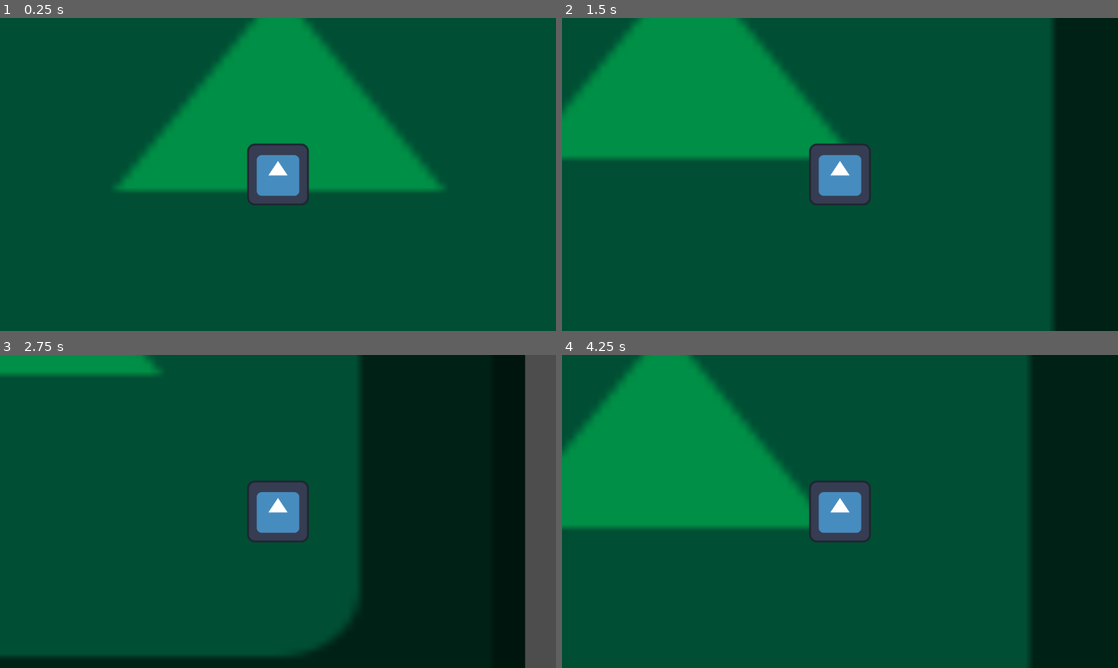
Above: before the commit, frames 1-4 (two rows, left to right).
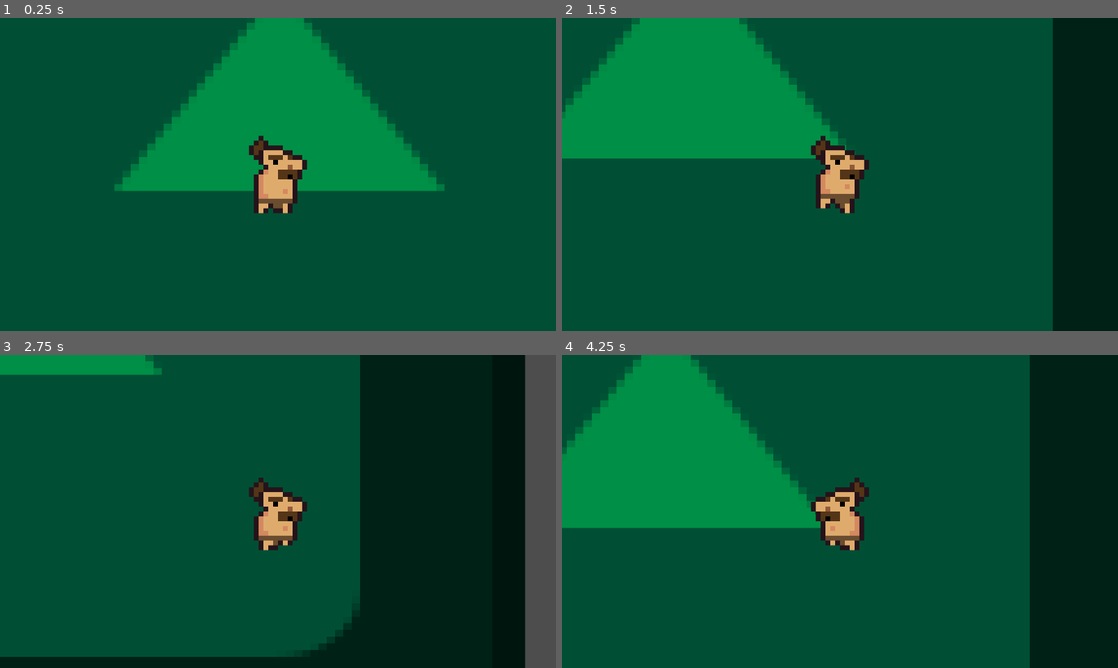
Above: after the commit, the same moments.

Repository: BluePolar282/Hunted-Gatherer
Game: Godot game, scene res://world/scenes/world_1.tscn
The game is run twice, just before and just after one commit, with the same random seed, the same clock (stepped at 60 frames per second) and the same inputs. The engine's default icon, where the game draws it, is replaced by a stand-in: a white triangle on a blue panel in a dark square.
Inputs:
- Up to frame 1 (0.25 s): no input
- Up to frame 2 (1.5 s): hold Right (right) 0.53-1.28 s; tap Shift (sprint) at 0.6, 1.35 s; hold Down (down) from 1.28 s (still down)
- Up to frame 3 (2.75 s): release Down (down) at 2.03 s; hold Right (right) from 2.03 s (still down); tap Shift (sprint) at 2.1 s
- Up to frame 4 (4.25 s): release Right (right) at 2.78 s; hold W (up) 2.78-3.53 s; tap Shift (sprint) at 2.85, 3.6 s; hold A (left) from 3.53 s (still down)

The runs differ from the first frame. In frame 1, 2.7% of the frame differs, in the area x 20-80%, y 0-63%; in frame 2, 2.5%; in frame 3, 2.4%; in frame 4, 2.6%.

Commit message:
added assets

Diff:
--- a/hunted-gatherer/characters/scenes/caveman.tscn
+++ b/hunted-gatherer/characters/scenes/caveman.tscn
@@ -1,41 +1,111 @@
 [gd_scene format=3 uid="uid://hak8huj60wjl"]
 
 [ext_resource type="Script" uid="uid://cqhn234ycchtq" path="res://characters/scripts/caveman.gd" id="1_e5tm2"]
-[ext_resource type="Texture2D" uid="uid://bwkbk64ppxxe7" path="res://icon.svg" id="2_mdh67"]
+[ext_resource type="Texture2D" uid="uid://ctfxt7tb2cwdc" path="res://characters/assets/[HUNTER]boonga1.png" id="2_e5tm2"]
+
+[sub_resource type="AtlasTexture" id="AtlasTexture_mdh67"]
+atlas = ExtResource("2_e5tm2")
+region = Rect2(0, 0, 16, 16)
 
 [sub_resource type="AtlasTexture" id="AtlasTexture_j5eae"]
-atlas = ExtResource("2_mdh67")
-region = Rect2(0, 0, 128, 128)
+atlas = ExtResource("2_e5tm2")
+region = Rect2(16, 0, 16, 16)
+
+[sub_resource type="AtlasTexture" id="AtlasTexture_c3hog"]
+atlas = ExtResource("2_e5tm2")
+region = Rect2(32, 0, 16, 16)
+
+[sub_resource type="AtlasTexture" id="AtlasTexture_x2l60"]
+atlas = ExtResource("2_e5tm2")
+region = Rect2(112, 0, 16, 16)
+
+[sub_resource type="AtlasTexture" id="AtlasTexture_lyjcl"]
+atlas = ExtResource("2_e5tm2")
+region = Rect2(128, 0, 16, 16)
+
+[sub_resource type="AtlasTexture" id="AtlasTexture_5aget"]
+atlas = ExtResource("2_e5tm2")
+region = Rect2(160, 0, 16, 16)
+
+[sub_resource type="AtlasTexture" id="AtlasTexture_y4muj"]
+atlas = ExtResource("2_e5tm2")
+region = Rect2(176, 0, 16, 16)
+
+[sub_resource type="AtlasTexture" id="AtlasTexture_nlvs7"]
+atlas = ExtResource("2_e5tm2")
+region = Rect2(64, 0, 16, 16)
+
+[sub_resource type="AtlasTexture" id="AtlasTexture_ad1kh"]
+atlas = ExtResource("2_e5tm2")
+region = Rect2(80, 0, 16, 16)
 
 [sub_resource type="SpriteFrames" id="SpriteFrames_c3hog"]
 animations = [{
 "frames": [{
 "duration": 1.0,
+"texture": SubResource("AtlasTexture_mdh67")
+}, {
+"duration": 1.0,
 "texture": SubResource("AtlasTexture_j5eae")
+}, {
+"duration": 1.0,
+"texture": SubResource("AtlasTexture_c3hog")
 }],
 "loop": true,
 "name": &"default",
 "speed": 5.0
+}, {
+"frames": [{
+"duration": 1.0,
+"texture": SubResource("AtlasTexture_x2l60")
+}, {
+"duration": 1.0,
+"texture": SubResource("AtlasTexture_lyjcl")
+}, {
+"duration": 1.0,
+"texture": SubResource("AtlasTexture_5aget")
+}, {
+"duration": 1.0,
+"texture": SubResource("AtlasTexture_y4muj")
+}],
+"loop": true,
+"name": &"eat",
+"speed": 10.0
+}, {
+"frames": [{
+"duration": 1.0,
+"texture": SubResource("AtlasTexture_nlvs7")
+}, {
+"duration": 1.0,
+"texture": SubResource("AtlasTexture_ad1kh")
+}],
+"loop": true,
+"name": &"run",
+"speed": 7.0
 }]
 
 [sub_resource type="RectangleShape2D" id="RectangleShape2D_x2l60"]
-size = Vector2(115, 115)
+size = Vector2(87, 138)
 
 [sub_resource type="RectangleShape2D" id="RectangleShape2D_lyjcl"]
-size = Vector2(115, 115)
+size = Vector2(86, 138)
 
 [node name="caveman" type="CharacterBody2D" unique_id=937982850]
 script = ExtResource("1_e5tm2")
 
 [node name="AnimatedSprite2D" type="AnimatedSprite2D" parent="." unique_id=1441824316]
+scale = Vector2(10, 10)
 sprite_frames = SubResource("SpriteFrames_c3hog")
+animation = &"eat"
+autoplay = "default"
+frame_progress = 0.4763041
 
 [node name="Area2D" type="Area2D" parent="." unique_id=1873595944]
 
 [node name="CollisionShape2D" type="CollisionShape2D" parent="Area2D" unique_id=830699867]
-position = Vector2(0.5, -0.5)
+position = Vector2(-1.5, 11)
 shape = SubResource("RectangleShape2D_x2l60")
 
 [node name="CollisionShape2D" type="CollisionShape2D" parent="." unique_id=1387152850]
-position = Vector2(0.5, -0.5)
+position = Vector2(-2, 11)
 shape = SubResource("RectangleShape2D_lyjcl")
--- a/hunted-gatherer/project.godot
+++ b/hunted-gatherer/project.godot
@@ -61,6 +61,7 @@
 
 [rendering]
 
+textures/canvas_textures/default_texture_filter=0
 rendering_device/driver.windows="d3d12"
 renderer/rendering_method="gl_compatibility"
 renderer/rendering_method.mobile="gl_compatibility"
Binary file added: hunted-gatherer/characters/assets/[HUNTER]boonga1.png
Not shown, added: hunted-gatherer/characters/assets/[HUNTER]boonga1.png.import
Binary file added: hunted-gatherer/world/assets/[HUNTER]Environment1.png
Not shown, added: hunted-gatherer/world/assets/[HUNTER]Environment1.png.import
